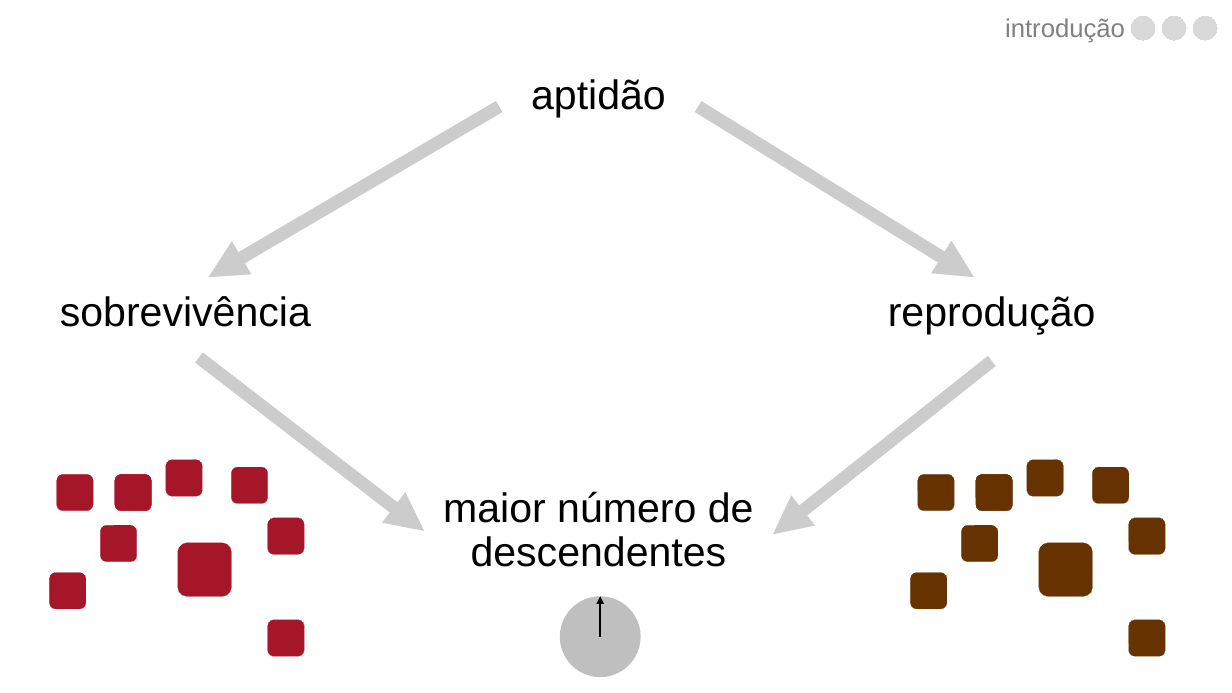
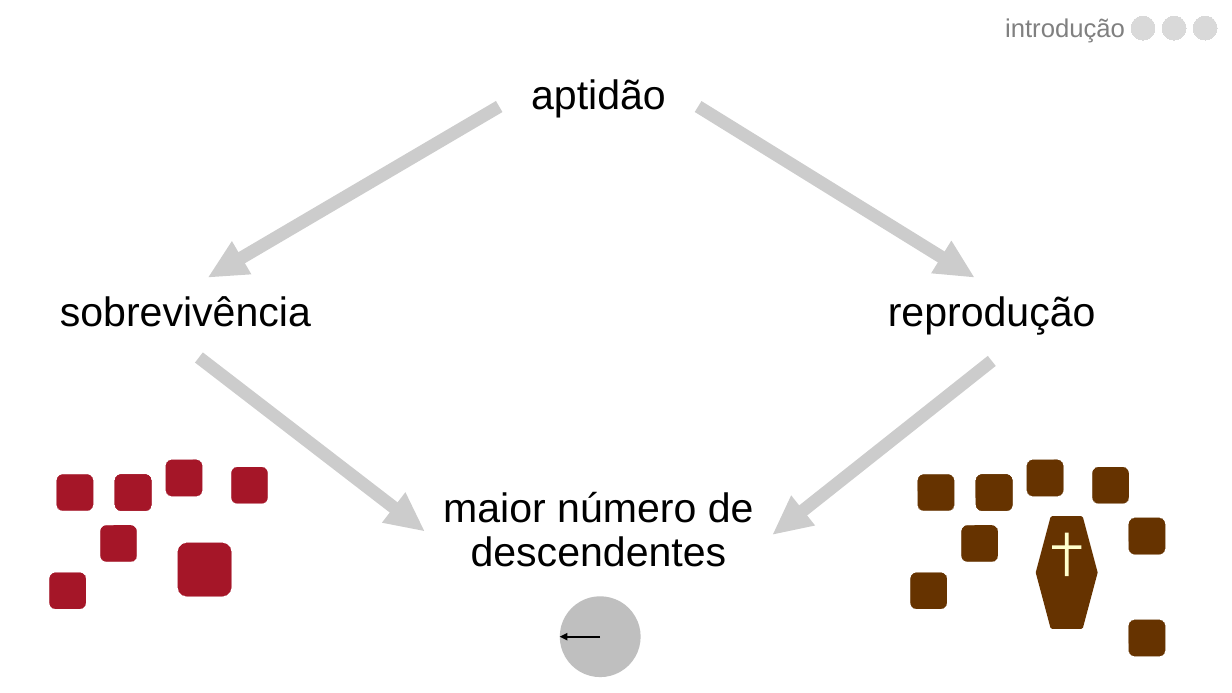
Before and after one commit to luisanovara/dissertacao, a slide deck: slide 14 of DEFESA.pptx (slide 8 before the commit). Drawn at 1232x693 pixels with LibreOffice and Linux fonts; fonts in the diff are those of the drawing. Boxes give left, top, right and bottom in pixels: in the first picture for what was removed or moved away, otherwise in the second. Text is boxed around its words. In the diff, an @@ line names an element or a change of style, - is before the commit and + after.

```diff
--- a/DEFESA.pptx
+++ b/DEFESA.pptx
@@ freeform shape removed at (268, 518, 304, 555) @@
@@ freeform shape: place and size @@
-freeform shape at (1039, 543, 1092, 597)
+freeform shape at (1038, 518, 1096, 628)
@@ freeform shape at (1038, 518, 1096, 628): outline #663300 0 pt to #663300 2.83 pt @@
@@ line added from (1067, 532) to (1067, 577), #FFFFCC 2.83 pt @@
@@ line added from (1053, 547) to (1081, 547), #FFFFCC 2.83 pt @@
@@ freeform shape removed at (268, 620, 304, 656) @@
@@ arrow moved from (601, 637) - (601, 596) to (601, 637) - (560, 637) @@
```
Also in this commit, not shown: 3 other slides changed, 7 slides added.
